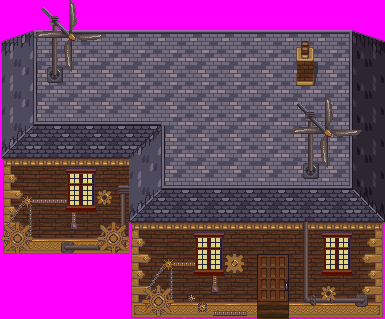
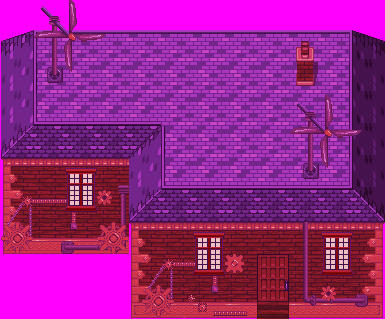
Layers edited between the first and the second 385 × 319 image:
added layer "Layer 2" (overlay, 50%) above "Layer 1" over [1, 0, 385, 319]
painted on "Layer 1" over [1, 0, 385, 319]
